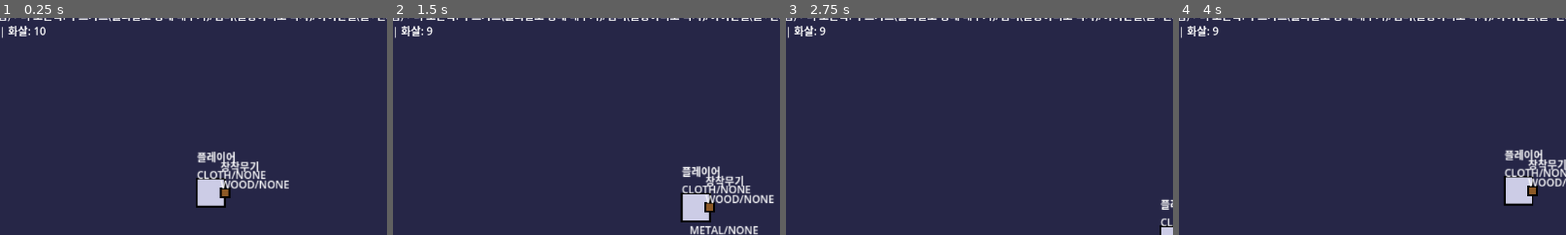
Above: before the commit, frames 1-4 (left to right).
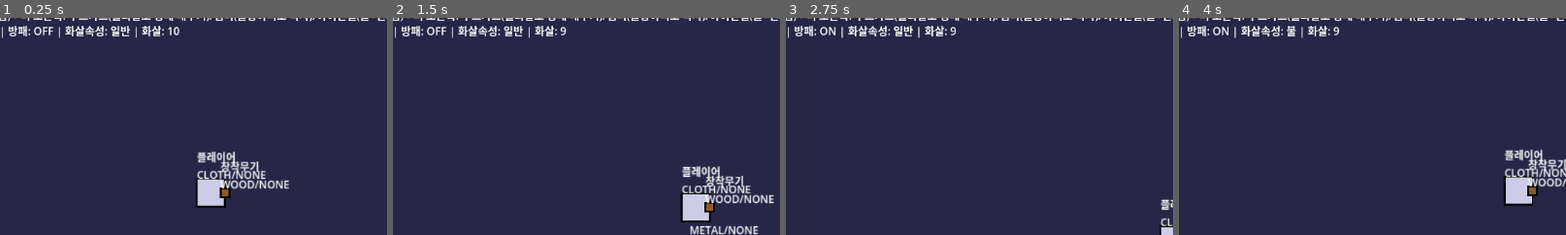
Above: after the commit, the same moments.

Repository: 50seok/ZeldaLike
Game: Godot game, scene res://scenes/world_test/world_test.tscn
Two runs of this game, one before a commit and one after it. Both use one fixed random seed, a clock stepped at 60 frames per second and the inputs below. This scene is started directly instead of the project's main scene.
Inputs:
- Up to frame 1 (0.25 s): no input
- Up to frame 2 (1.5 s): tap Enter at 0.5 s; hold Right (ui_right) 0.53-1.28 s; tap Z at 0.6 s; tap Space at 0.77 s; hold Down (ui_down) from 1.28 s (still down); tap X at 1.35 s
- Up to frame 3 (2.75 s): tap Space at 1.52 s; release Down (ui_down) at 2.03 s; hold Right (ui_right) from 2.03 s (still down); tap C at 2.1 s
- Up to frame 4 (4 s): release Right (ui_right) at 2.78 s; hold Up (ui_up) 2.78-3.53 s; tap Tab at 2.85 s; tap Space at 3.02, 3.77 s; hold Left (ui_left) from 3.53 s (still down); tap Z at 3.6 s
The pictures show only the part of the screen within x 23-73%, y 10-60%; the shares and areas given below are measured in that part.

The runs differ from the first frame. In frame 1, 1.1% of the frame differs, in the area x 2-47%, y 3-10%; in frame 2, 1.1%; in frame 3, 1.1%; in frame 4, 1.0%.

Commit message:
fix: world_test 상태창에 방패/화살속성 표시 누락 (playground엔 있었는데 빠뜨림 - 방패가 사라진 것처럼 느껴진 원인)

Diff:
--- a/project/scenes/world_test/world_test.gd
+++ b/project/scenes/world_test/world_test.gd
@@ -144,8 +144,12 @@
 	if not is_instance_valid(_player):
 		return
 	var zone_name := _zone_ctrl.current_zone.zone_name if _zone_ctrl.current_zone else "?"
-	_status_label.text = "현재 구역: %s | 하트: %.1f/%.1f | 화살: %d" % [
-		zone_name, _player.hearts, _player.max_hearts, _player.inventory.get_count(ItemIds.ARROW)
+	var tool_names := {Player.ToolType.NORMAL: "일반", Player.ToolType.FIRE: "불", Player.ToolType.ELECTRIC: "전기"}
+	_status_label.text = "현재 구역: %s | 하트: %.1f/%.1f | 방패: %s | 화살속성: %s | 화살: %d" % [
+		zone_name, _player.hearts, _player.max_hearts,
+		("ON" if _player.shield_active else "OFF"),
+		tool_names[_player.current_tool],
+		_player.inventory.get_count(ItemIds.ARROW),
 	]
 
 
